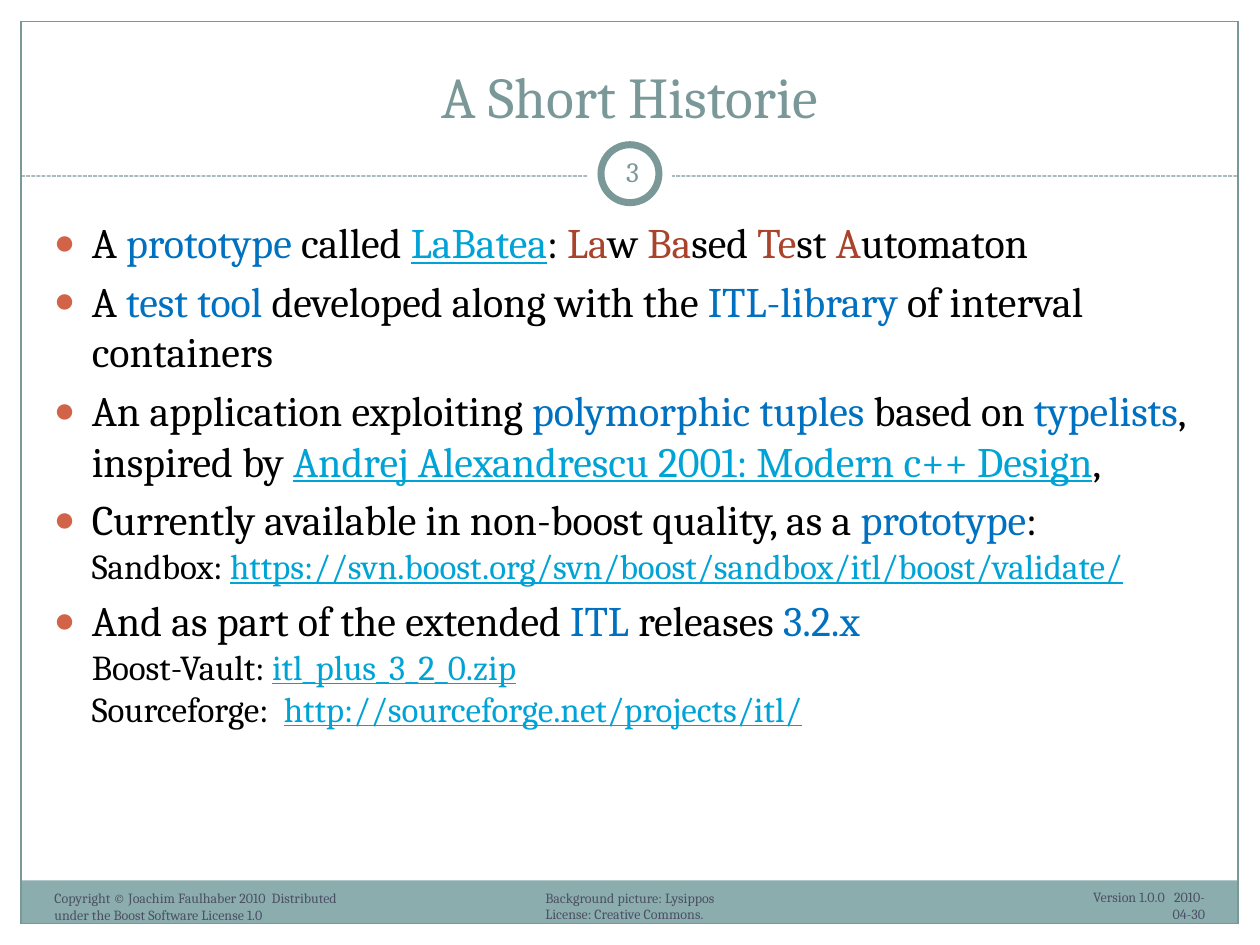
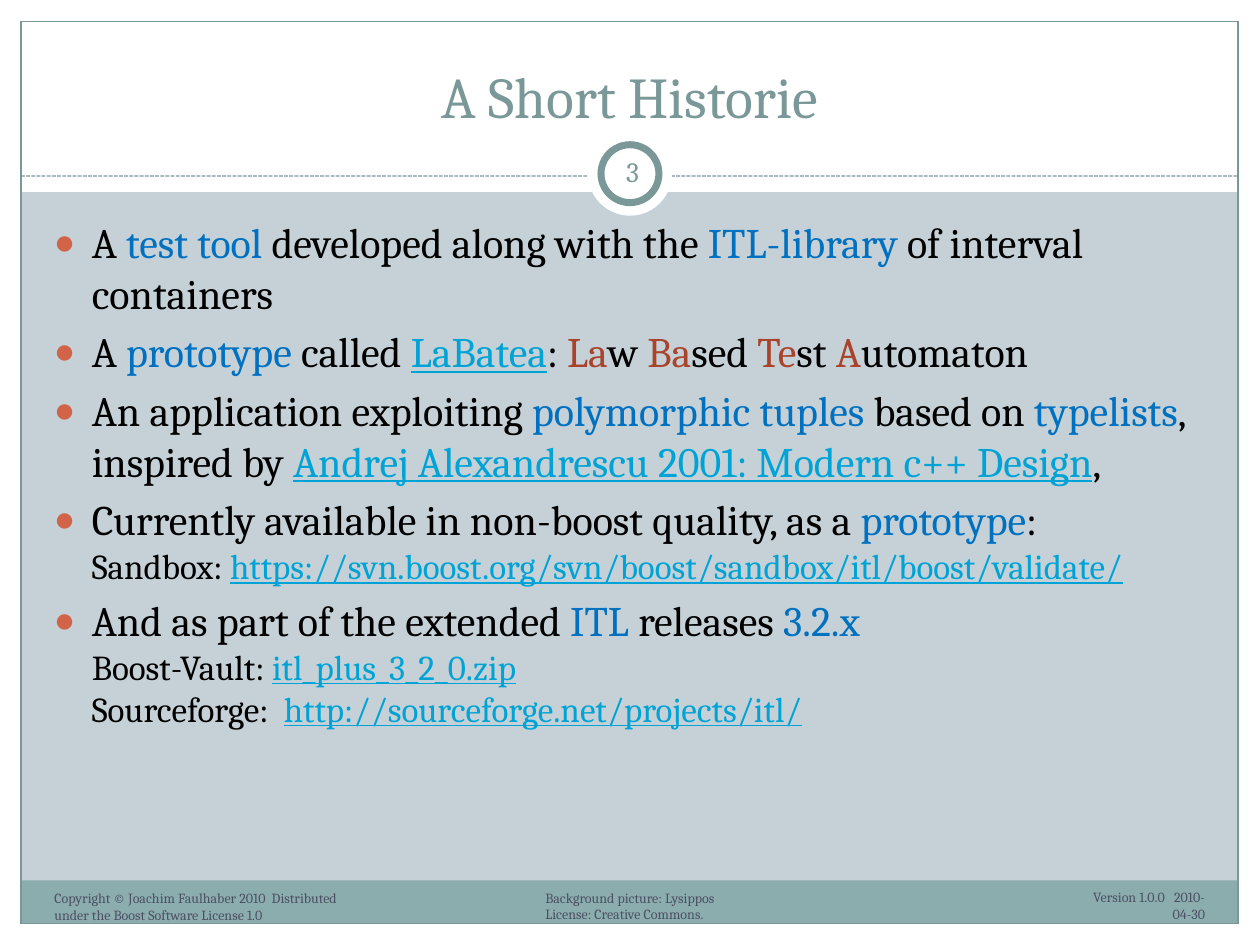
Before and after one commit to ryppl/boost-history, a slide deck: slide 3 of itl/libs/validate/doc/boostcon2010/BoostAlabaster.pptx. Drawn at 1260x945 pixels with LibreOffice and Linux fonts; fonts in the diff are those of the drawing; background and template pictures are left out. Boxes give left, top, right and bottom in pixels: in the first picture for what was removed or moved away, otherwise in the second. Text is boxed around its words. In the diff, an @@ line names an element or a change of style, - is before the commit and + after.

```diff
--- a/itl/libs/validate/doc/boostcon2010/BoostAlabaster.pptx
+++ b/itl/libs/validate/doc/boostcon2010/BoostAlabaster.pptx
@@ background picture (left out) to #C5D1D7 @@
@@ text at [92,228,1084,310]: paragraph added @@
+● A test tool developed along with the ITL-library of interval containers
@@ text at [92,287,1084,368]: paragraph removed @@
-● A test tool developed along with the ITL-library of interval containers
```
Also in this commit, not shown: 9 other slides changed, 1 other file.
